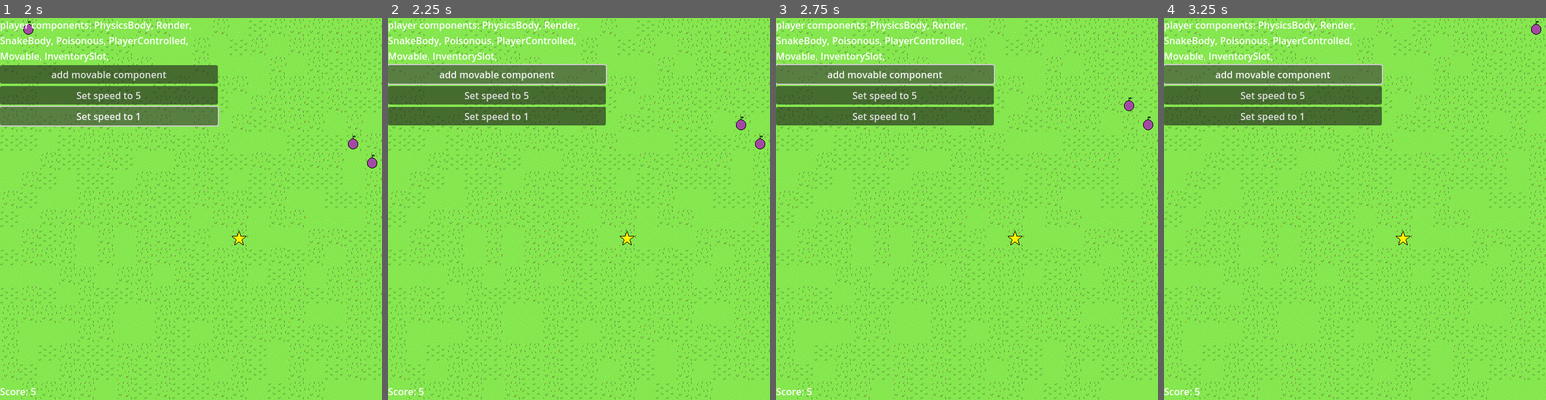
Above: before the commit, frames 1-4 (left to right).
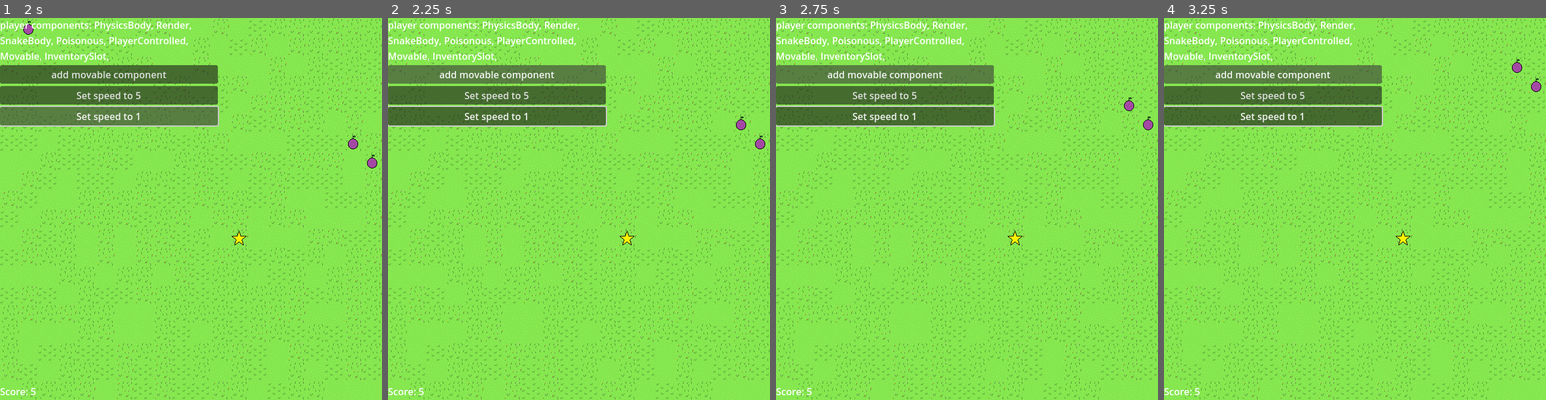
Above: after the commit, the same moments.

Repository: sethbabauta/snake-run
Game: Godot game, scene res://Scenes/demo.tscn
Two runs of this game, one before a commit and one after it. Both use one fixed random seed, a clock stepped at 60 frames per second and the inputs below. This scene is started directly instead of the project's main scene.
Inputs:
- Up to frame 1 (2 s): click "Set speed to 5" at 0.5 s; click "Set speed to 1" at 1.25 s
- Up to frame 2 (2.25 s): click "add movable component" at 2 s
- Up to frame 3 (2.75 s): no input
- Up to frame 4 (3.25 s): tap Enter at 2.75 s; hold D (turn_right) from 2.78 s (still down); hold Shift (drop_item) from 2.78 s (still down)

Frame 1 is identical in both runs. In frame 2, 0.7% of the frame differs, in the area x 0-58%, y 12-29%; in frame 3, 0.7%; in frame 4, 0.9%, in the area x 0-99%, y 0-29%.

Commit message:
start active camo ability
fix poison apple double speed bug as well

Diff:
--- a/Scenes/demo.tscn
+++ b/Scenes/demo.tscn
@@ -34,6 +34,7 @@
 
 [node name="Button" type="Button" parent="VBoxContainer"]
 layout_mode = 2
+focus_mode = 0
 text = "add movable component"
 
 [node name="Button2" type="Button" parent="VBoxContainer"]
--- a/Scripts/components.gd
+++ b/Scripts/components.gd
@@ -1,32 +1,77 @@
 class_name Components extends GameEngine
 
 
+class ActiveCamoAbility extends Component:
+	var ability_duration: float = 1.0
+	var cooldown_duration: float = 10.0
+	var on_cooldown: bool = false
+	var ability_active: bool = false
+
+
+	func fire_event(event: Event) -> Event:
+		if event.id == "GetPosition":
+			self._hide_position_if_active(event)
+		if event.id == "UseItem":
+			self._temporarily_activate_camo()
+		if event.id == "ActiveCamoAbilityCDOver":
+			self._end_cooldown()
+
+		return event
+
+
+	func _end_cooldown() -> void:
+		self.on_cooldown = false
+
+
+	func _hide_position_if_active(event: Event) -> void:
+		if self.ability_active:
+			Event.dequeue_after_effect(event, "GivePosition")
+
+			var new_event:= Event.new("ActiveCamoAbilityCDOver")
+			self.game_object.main_node.fire_delayed_event(
+					self.game_object,
+					new_event,
+					cooldown_duration,
+			)
+
+
+	func _temporarily_activate_camo() -> void:
+		self.on_cooldown = true
+
+
 class AIControlledSimple extends Component:
 
 
 	func fire_event(event: Event) -> Event:
 		if event.id == "MoveForward":
+			self._ask_for_position(event)
+		if event.id == "GivePosition":
 			self._ponder_direction_change(event)
 
 		return event
 
 
-	func _ponder_direction_change(event: Event) -> void:
+	func _ask_for_position(event: Event) -> void:
 		var closest_object: GameEngine.GameObject = (
 				self.game_object.main_node.get_closest_player_controlled(
 						self.game_object.physics_body.global_position
 				)
 		)
-
-		var current_position: Vector2 = self.game_object.physics_body.global_position
-		var target_position: Vector2 = closest_object.physics_body.global_position
-		var direction: String = (
-				Utils.get_farthest_direction(current_position, target_position)
-		)
-
-		var new_event:= Event.new("ChangeDirection")
-		new_event.parameters["direction"] = direction
-		Event.queue_after_effect(self.game_object, new_event, event)
+		var new_event:= Event.new("GetPosition", {"asker": self.game_object})
+		Event.queue_after_effect(closest_object, new_event, event)
+
+
+	func _ponder_direction_change(event: Event) -> void:
+		var target_position: Vector2 = event.parameters.get("position")
+
+		if target_position:
+			var current_position: Vector2 = self.game_object.physics_body.global_position
+			var direction: String = (
+					Utils.get_farthest_direction(current_position, target_position)
+			)
+
+			var new_event:= Event.new("ChangeDirection", {"direction": direction})
+			Event.queue_after_effect(self.game_object, new_event, event)
 
 
 class DeathSpawner extends Component:
@@ -256,6 +301,8 @@
 			self._kill_self()
 		if event.id == "IngestPoison":
 			self._ingest_poison(event)
+		if event.id == "GetPosition":
+			self._give_position(event)
 
 		return event
 
@@ -278,6 +325,14 @@
 	func _get_eaten(event: Event) -> void:
 		var kill_self_event:= Event.new("KillSelf")
 		Event.queue_after_effect(self.game_object, kill_self_event, event)
+
+
+	func _give_position(event: Event) -> void:
+		var asker: GameEngine.GameObject = event.parameters.get("asker")
+		var new_event:= Event.new("GivePosition", {
+				"position": self.game_object.physics_body.global_position,
+		})
+		Event.queue_after_effect(asker, new_event, event)
 
 
 	func _ingest_poison(event: Event):
--- a/Scripts/game_engine.gd
+++ b/Scripts/game_engine.gd
@@ -98,6 +98,7 @@
 
 class GameObject:
 	var name: String
+	var unique_id: int
 	var main_node: Main
 	var components: Dictionary
 	var physics_body: Area2D
@@ -117,6 +118,12 @@
 		self.main_node = main_node
 		self.components = components
 		self.physics_body = physics_body
+		self.unique_id = Utils.rng.randi_range(1, 10000)
+
+
+	func _to_string() -> String:
+		var as_string: String = "%s.%s" % [self.name, str(self.unique_id)]
+		return  as_string
 
 
 	func add_component(
Not shown, changed: blueprints.txt
